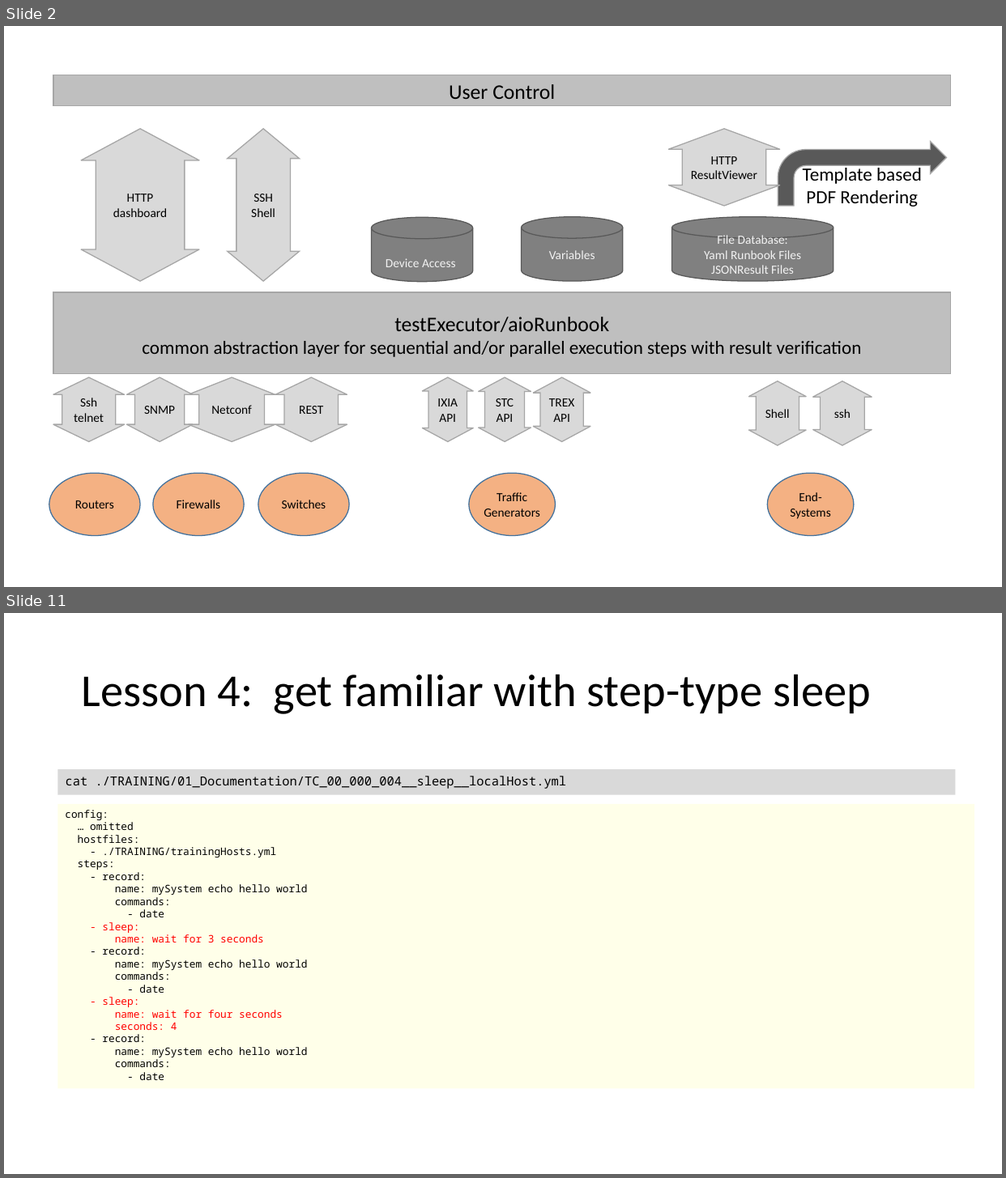
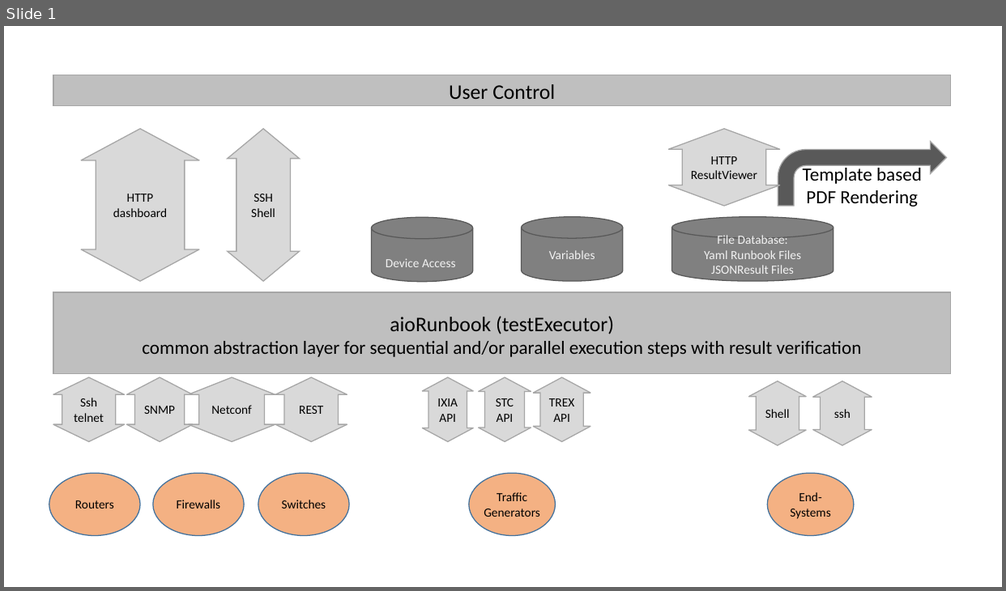
Before and after one commit to slieberth/aioRunbook, a slide deck: docs/images/aioRunbookImages.pptx. Shown one above the other, each under a label of ours: slides 2 and 11 before the commit, slide 1 after it; the slides between them are not shown. The pictures are 1006x1178 and 1006x591 pixels, drawn with LibreOffice and Linux fonts; fonts in the diff are those of the drawing. Boxes give left, top, right and bottom in pixels: in the first picture for what was removed or moved away, otherwise in the second. Text is boxed around its words. In the diff, an @@ line names an element or a change of style, - is before the commit and + after.

```diff
--- a/docs/images/aioRunbookImages.pptx
+++ b/docs/images/aioRunbookImages.pptx
@@ slide 11 removed at bbox=[4, 613, 1002, 1174], background #FFFFFF @@
@@ title removed at bbox=[82, 674, 871, 714] @@
-Lesson 4: get familiar with step-type sleep
@@ rectangle removed at bbox=[58, 769, 956, 795] @@
-cat ./TRAINING/01_Documentation/TC_00_000_004__sleep__localHost.yml
@@ rectangle removed at bbox=[58, 804, 975, 1088] @@
-config:
-… omitted
-hostfiles:
-- ./TRAINING/trainingHosts.yml
-steps:
-- record:
-name: mySystem echo hello world
-commands:
-- date
-- sleep:
-name: wait for 3 seconds
-- record:
-name: mySystem echo hello world
-commands:
-- date
-- sleep:
-name: wait for four seconds
-seconds: 4
-- record:
-name: mySystem echo hello world
-commands:
-- date
@@ what was slide 2 is now slide 1 @@
@@ slide 1 changed as well @@
@@ text in rectangle at bbox=[142, 316, 862, 357]: text changed @@
-testExecutor/aioRunbook
-common abstraction layer for sequential and/or parallel execution steps with result verification
+aioRunbook (testExecutor)
+common abstraction layer for sequential and/or parallel execution steps with result verification
```
Also in this commit, not shown: 2 other slides changed, 43 other slides removed, 2 other files.
